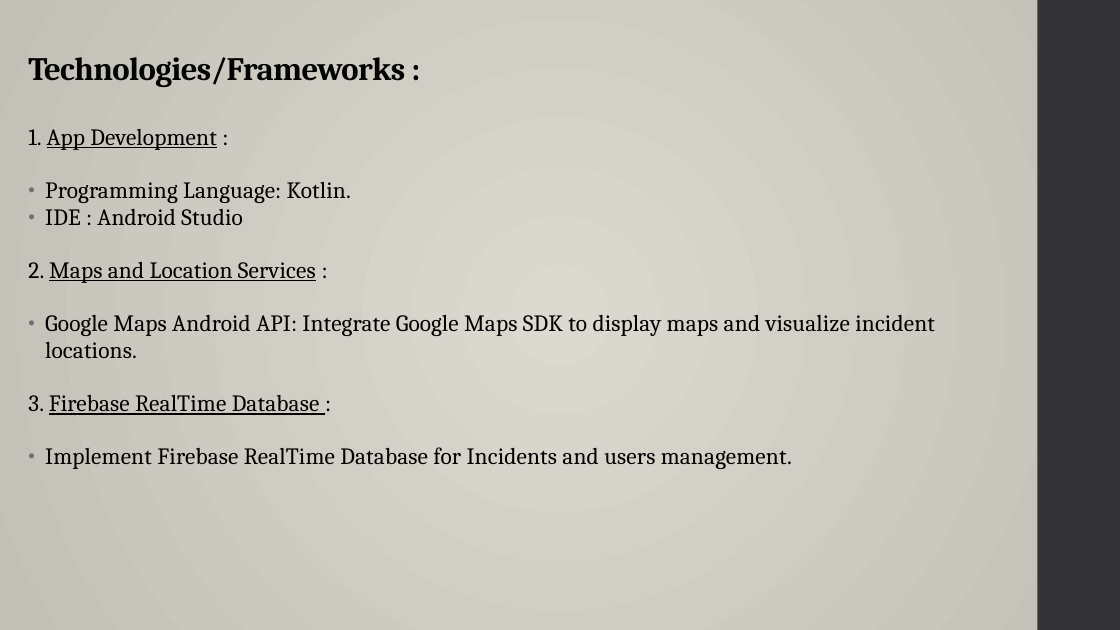
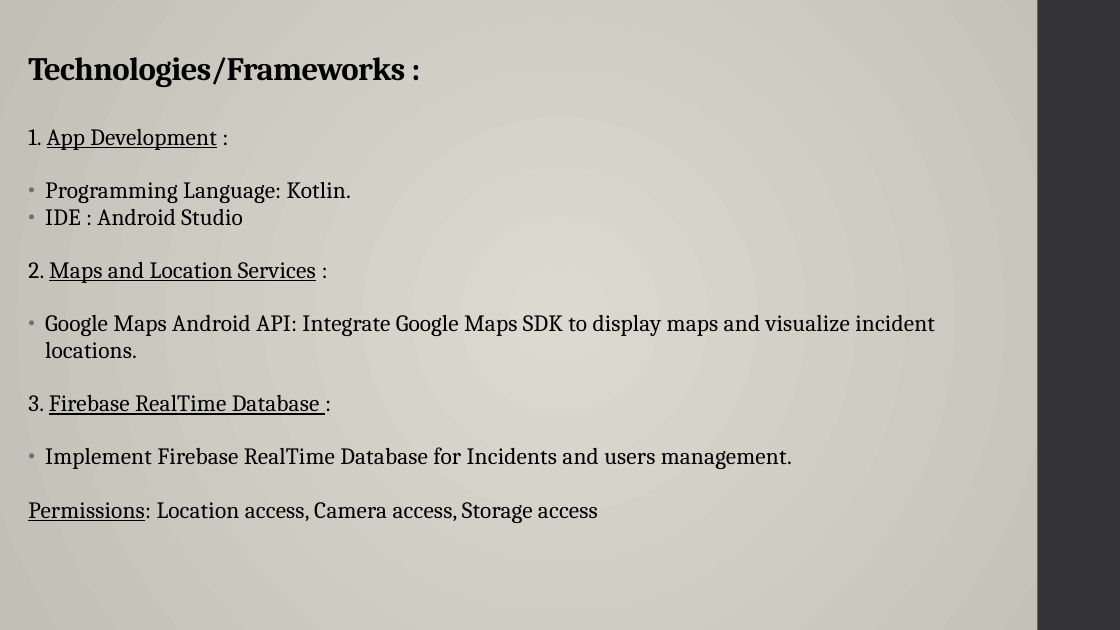
Before and after one commit to sarjakkk/CS639FinalApp, a slide deck: slide 3 of SafeResident_Presentation.pptx. Drawn at 1120x630 pixels with LibreOffice and Linux fonts; fonts in the diff are those of the drawing. Boxes give left, top, right and bottom in pixels: in the first picture for what was removed or moved away, otherwise in the second. Text is boxed around its words. In the diff, an @@ line names an element or a change of style, - is before the commit and + after.

```diff
--- a/SafeResident_Presentation.pptx
+++ b/SafeResident_Presentation.pptx
@@ text at (x1=28, y1=502, x2=598, y2=523): paragraph added @@
+Permissions: Location access, Camera access, Storage access
```
Also in this commit, not shown: 1 other file.
